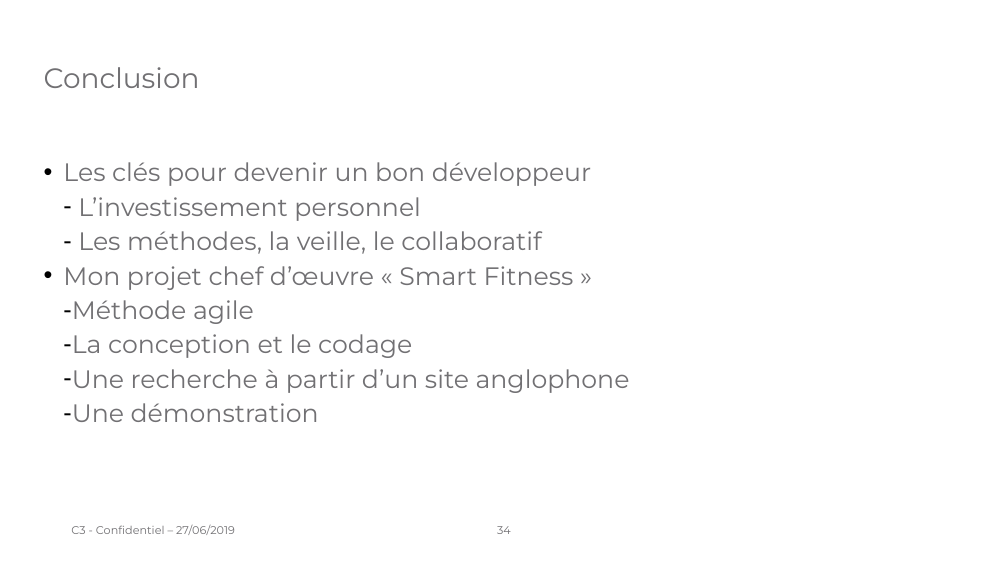
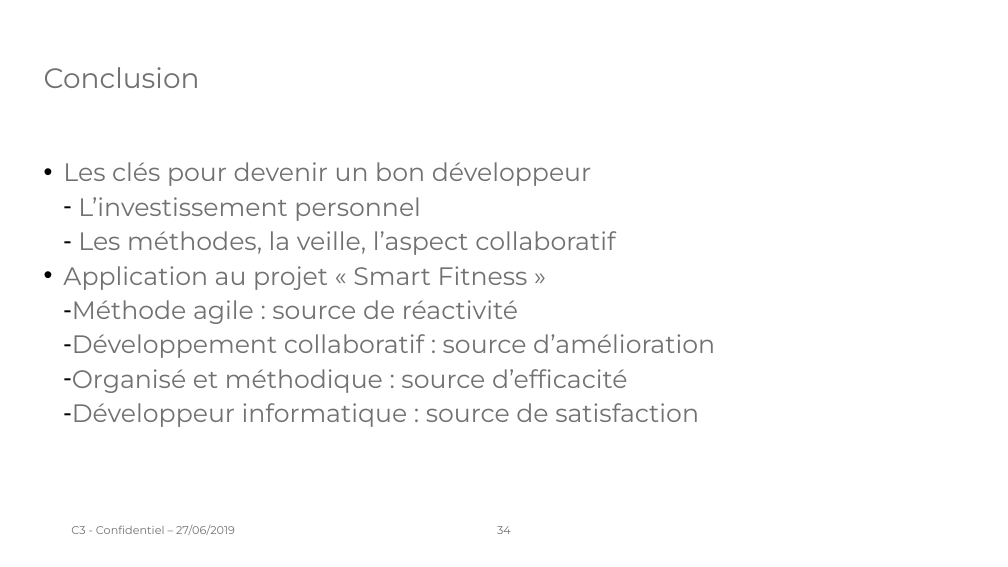
Before and after one commit to laurentpicardLP2/smartFitness, a slide deck: slide 34 of docs/oral/Présentation orale - Projet chef d'œuvre.odp. Drawn at 1008x567 pixels with LibreOffice and Linux fonts; fonts in the diff are those of the drawing; background and template pictures are left out. Boxes give left, top, right and bottom in pixels: in the first picture for what was removed or moved away, otherwise in the second. Text is boxed around its words. In the diff, an @@ line names an element or a change of style, - is before the commit and + after.

```diff
--- a/docs/oral/Présentation orale - Projet chef d'œuvre.odp
+++ b/docs/oral/Présentation orale - Projet chef d'œuvre.odp
@@ text at box(63, 231, 715, 427): text changed @@
-    – Les méthodes, la veille, le collaboratif
-  • Mon projet chef d’œuvre « Smart Fitness »
-    – Méthode agile
-    – La conception et le codage
-    – Une recherche à partir d’un site anglophone
-    – Une démonstration
+    – Les méthodes, la veille, l’aspect collaboratif
+  • Application au projet « Smart Fitness »
+    – Méthode agile : source de réactivité
+    – Développement collaboratif : source d’amélioration
+    – Organisé et méthodique : source d’efficacité
+    – Développeur informatique : source de satisfaction
```
Also in this commit, not shown: 1 other slide changed, 1 other file.
